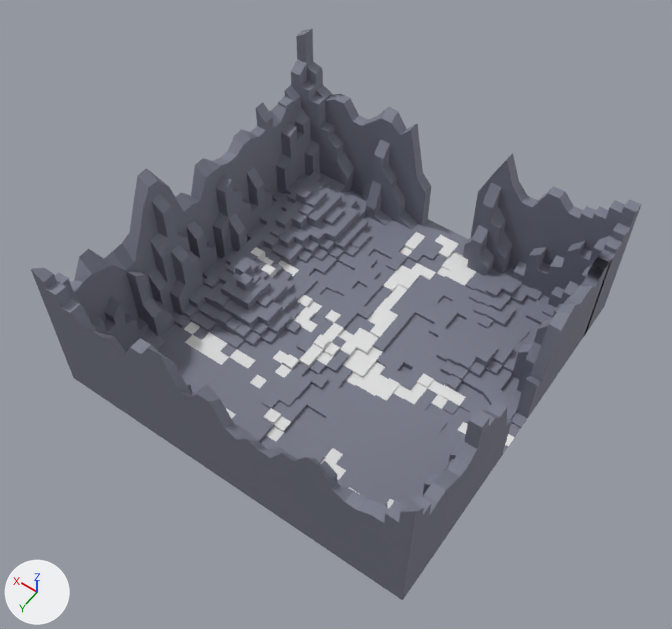
A saved change to the FBX model Assets/map.fbx.
Both versions are drawn from a 50 mm lens placed at (-32.9, 48.0, 80.7), pointed at (-0.4, 2.5, 9.2). The axes (+X, +Y, +Z) are drawn at lower left. The lights are the same throughout. Where no turn or scale is listed for an object, it has been applied to the vertices. Vertices at the same position are counted once.

Objects in the first picture: 'Плоскость'.
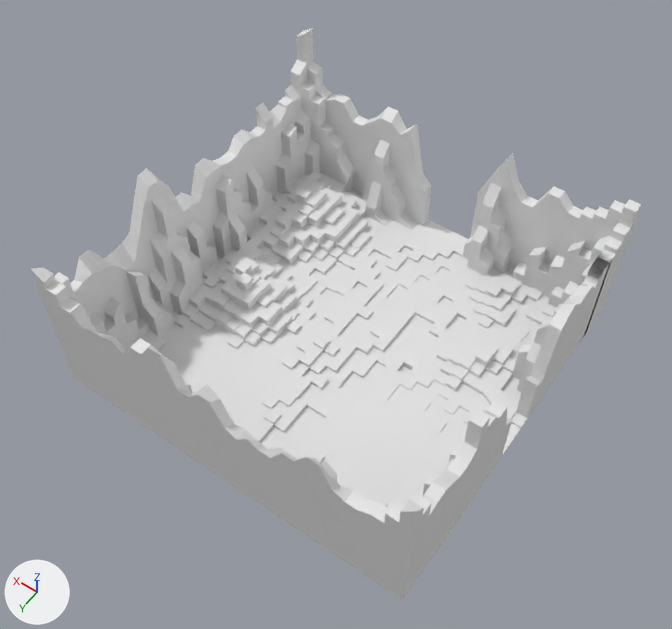
Scene script edits in JSON lines:
```json
{"block": "me_плоскость", "where": "me_плоскость.from_pydata(...)  # 3063 vertices, 3011 faces; spans x -20.0..20.0, y -20.0..20.0, z -0.7..19.4"}
{"block": "me_плоскость", "where": "# used by ob_плоскость; location = (0.0, 0.0, 1.7)"}
{"op": "remove", "block": "me_плоскость", "code": "me_плоскость.materials.append(mat_sand)  # white #e7e7e7"}
{"block": "me_плоскость", "change": "me_плоскость part 1: all 2834 faces that had it switch from mat_stone (grey #7a7d8c) to no material"}
```

Location of each change, [x1, y1, x2, y2] in pixels of the pictures (672 x 629 px):
```json
{"part": 1, "of": "me_плоскость", "change": "recoloured", "before": [31, 28, 641, 600], "after": [31, 28, 641, 600], "on screen": "grey to white"}
```
